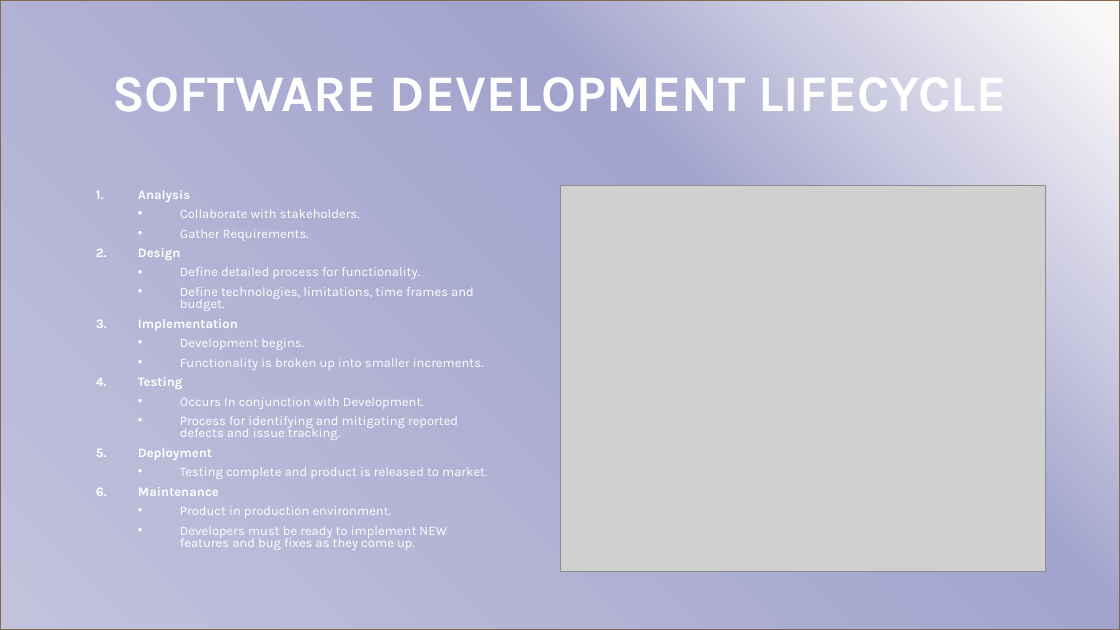
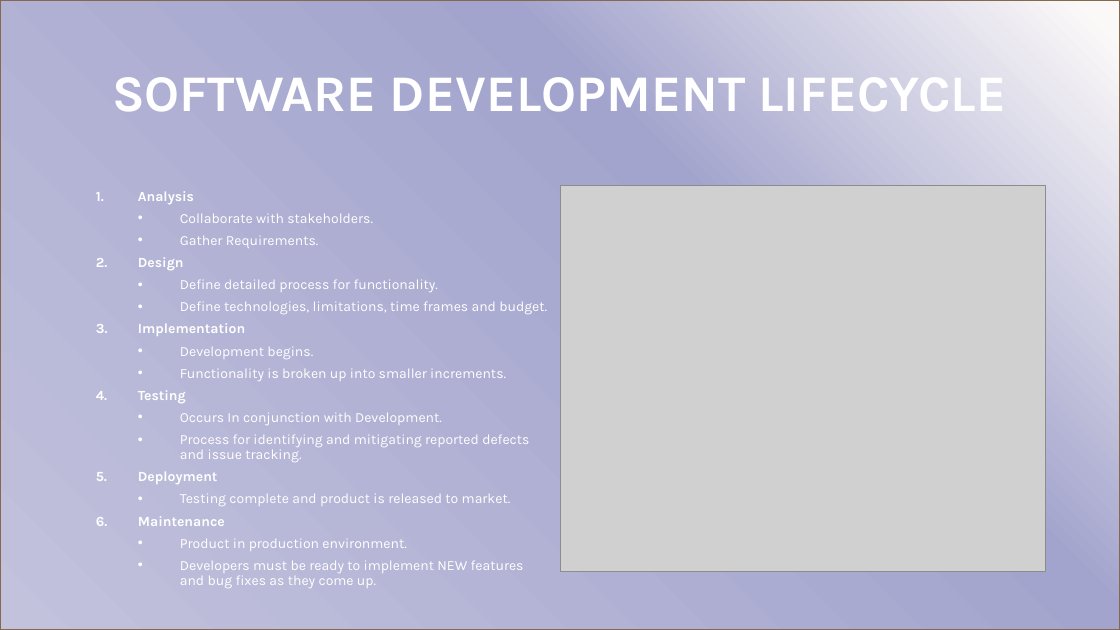
Before and after one commit to dvega920/22EW3_WK7_CS-250-SDLC, a slide deck: slide 3 of Agile_Presentation.pptx. Drawn at 1120x630 pixels with LibreOffice and Linux fonts; fonts in the diff are those of the drawing; grey boxes stand for pictures. Boxes give left, top, right and bottom in pixels: in the first picture for what was removed or moved away, otherwise in the second. Text is boxed around its words. In the diff, an @@ line names an element or a change of style, - is before the commit and + after.

```diff
--- a/Agile_Presentation.pptx
+++ b/Agile_Presentation.pptx
@@ text "Analysis" at [138, 191, 547, 588]: size 11.1 to 12 pt; line spacing 0.8 to 0.9 @@
```
Also in this commit, not shown: 2 other slides changed, 2 slides added, 1 slide removed.
